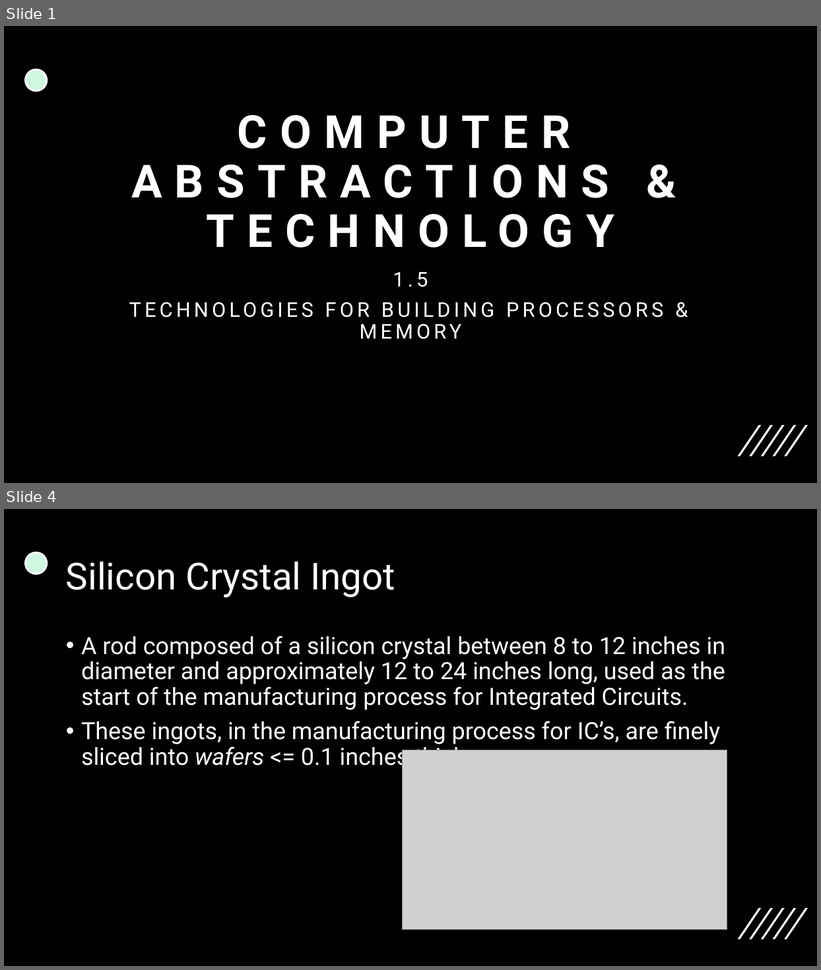
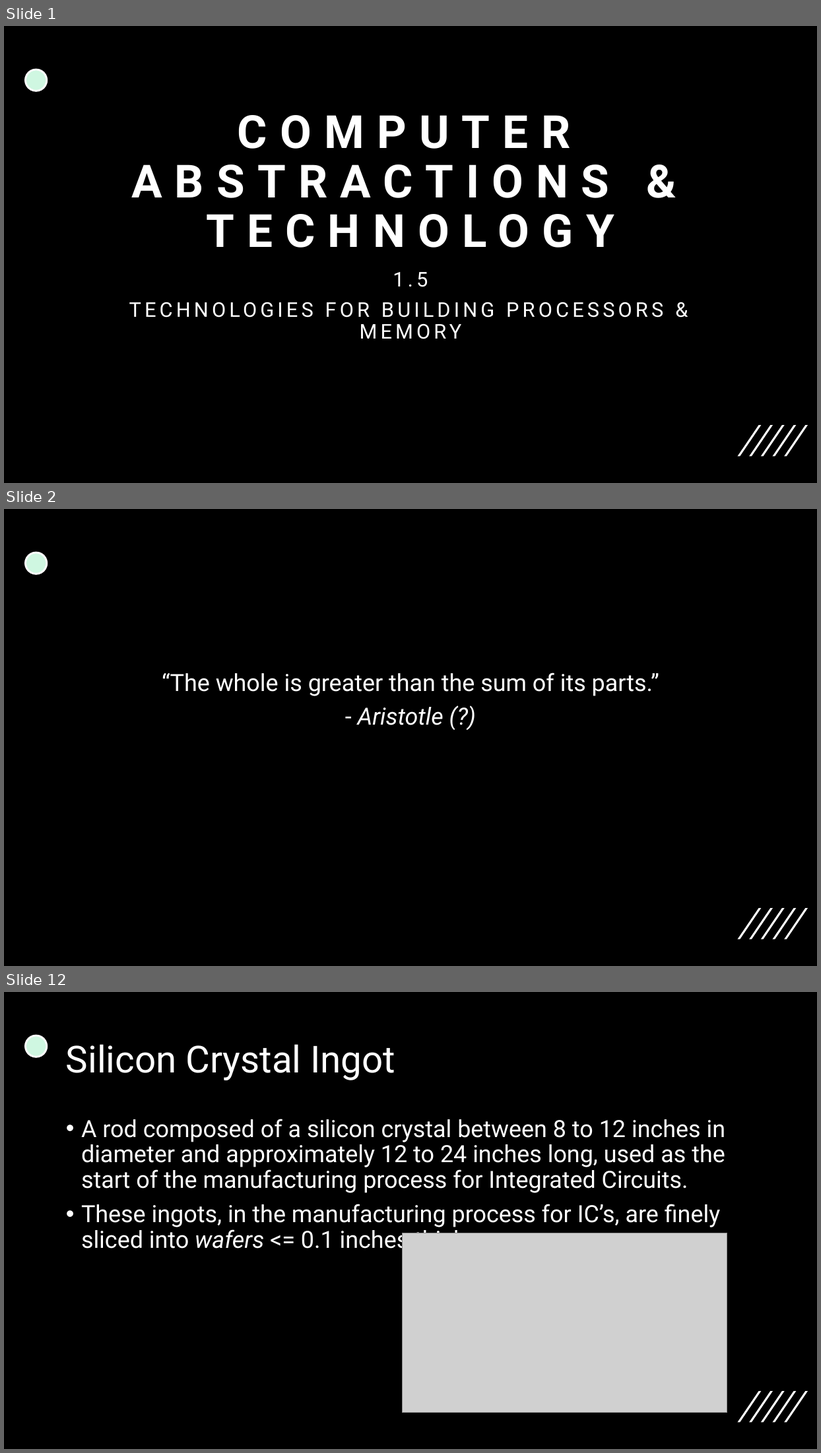
Before and after one commit to 00bayz/csci370_presentations, a slide deck: csci370_ch1_presentation.pptx. Shown one above the other, each under a label of ours: slides 1 and 4 before the commit, slides 1, 2 and 12 after it; the slides between them are not shown. The pictures are 821x970 and 821x1453 pixels, drawn with LibreOffice and Linux fonts; fonts in the diff are those of the drawing; grey boxes stand for pictures. Boxes give left, top, right and bottom in pixels: in the first picture for what was removed or moved away, otherwise in the second. Text is boxed around its words. In the diff, an @@ line names an element or a change of style, - is before the commit and + after.

```diff
--- a/csci370_ch1_presentation.pptx
+++ b/csci370_ch1_presentation.pptx
@@ slide 2 added at <box>4,509,817,966</box>, background #000000; not listed: 6 template elements that a slide beside it also shows @@
@@ text added at <box>162,673,659,725</box>, 28 pt, text #FFFFFF @@
+“The whole is greater than the sum of its parts.”
+- Aristotle (?)
@@ what was slide 4 is now slide 12 @@
```
Also in this commit, not shown: 9 other slides added, 2 slides removed.
